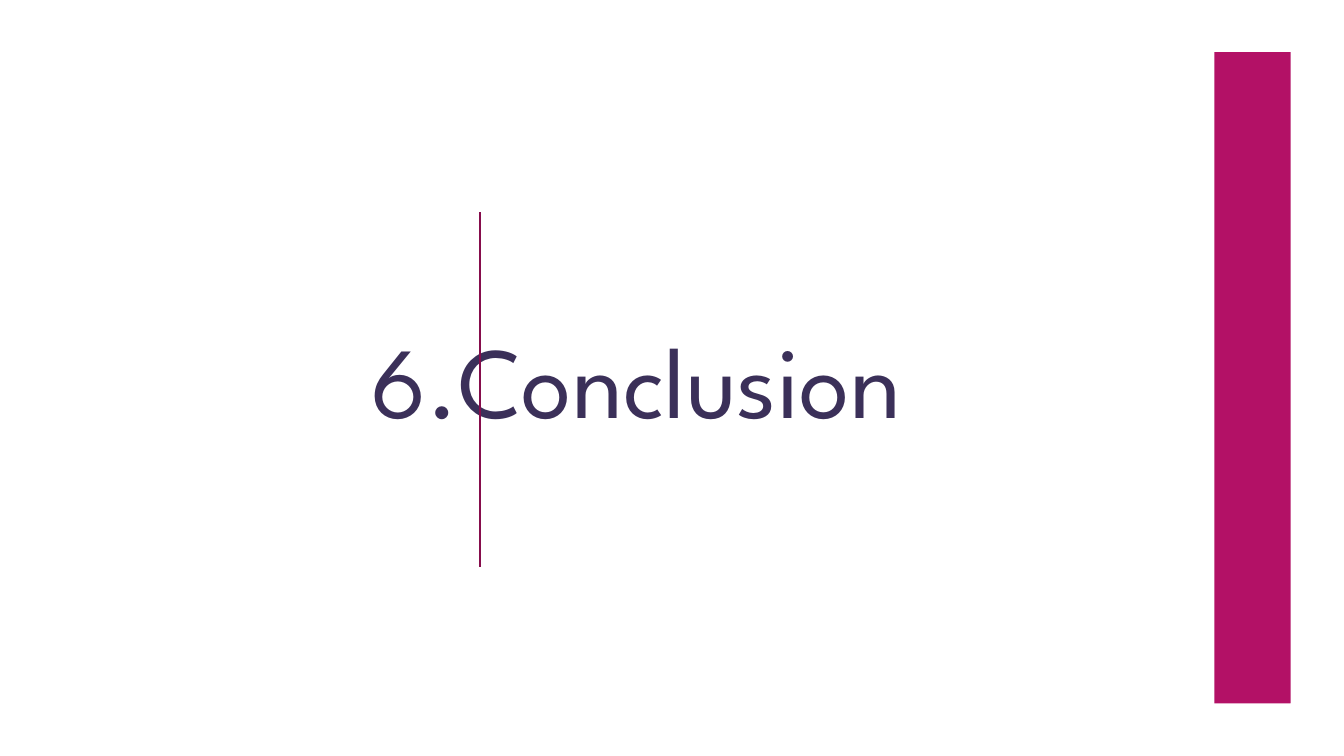
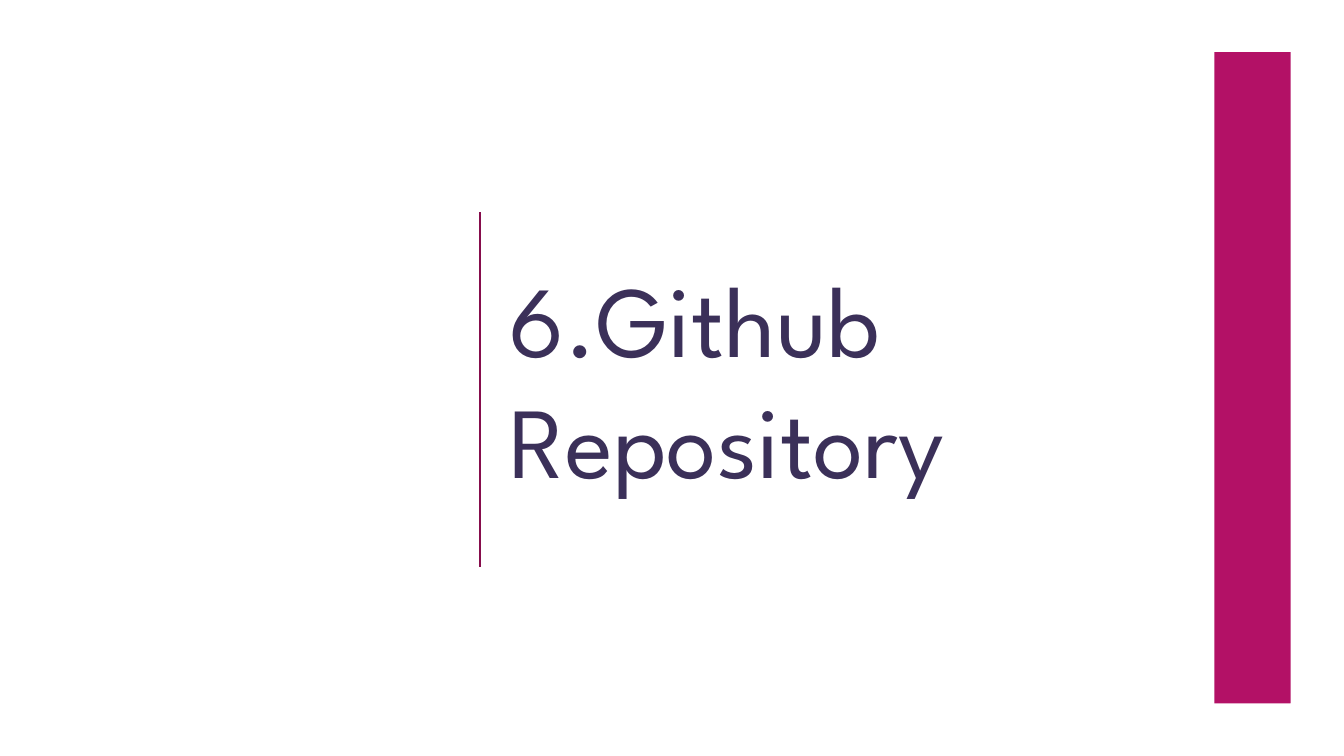
Before and after one commit to 2024mt12104/Flutter_Back4App, a slide deck: slide 13 of AjB4APP_Presentation.pptx. Drawn at 1344x756 pixels with LibreOffice and Linux fonts; fonts in the diff are those of the drawing; background and template pictures are left out. Boxes give left, top, right and bottom in pixels: in the first picture for what was removed or moved away, otherwise in the second. Text is boxed around its words. In the diff, an @@ line names an element or a change of style, - is before the commit and + after.

```diff
--- a/AjB4APP_Presentation.pptx
+++ b/AjB4APP_Presentation.pptx
@@ title at bbox=[510, 287, 944, 499]: text changed @@
-6.Conclusion
+6.Github
+Repository
```
Also in this commit, not shown: 1 other slide changed, 2 slides added.
